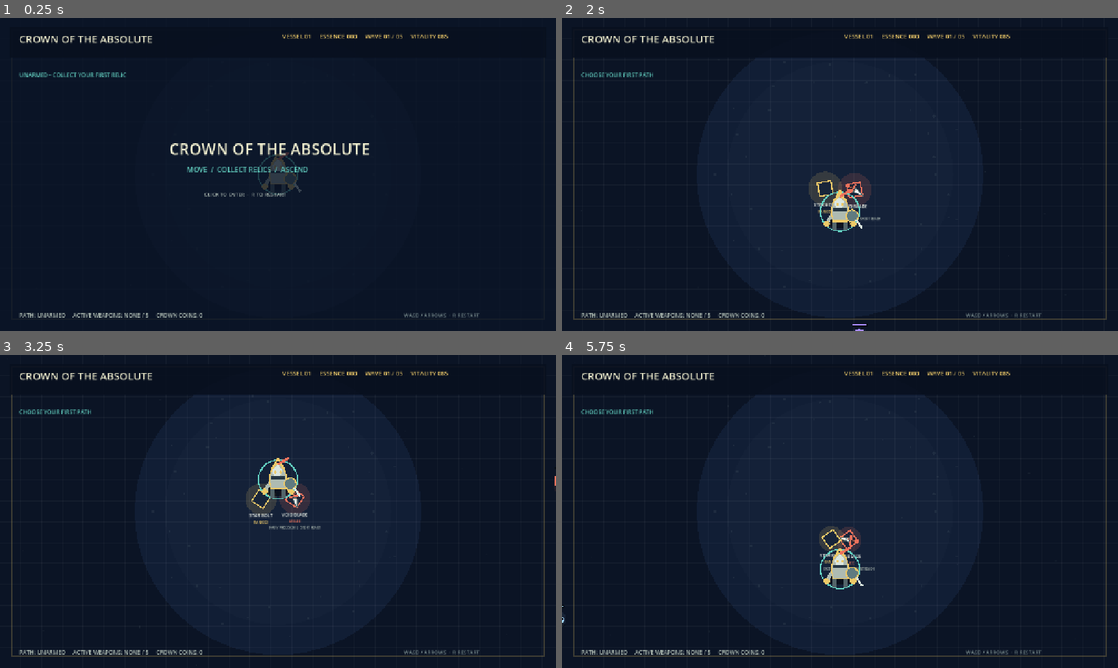
Above: before the commit, frames 1-4 (two rows, left to right).
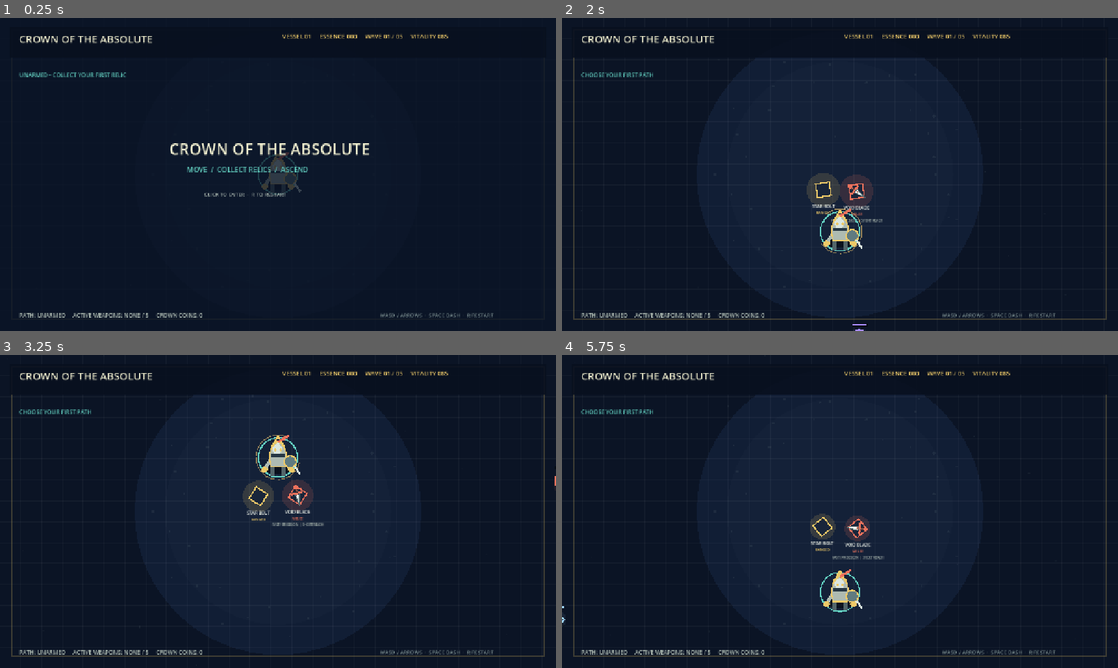
Above: after the commit, the same moments.

Repository: domaki7/new-project
Game: Godot game, scene res://main.tscn
Same seed, same stepped clock (60 frames per second), same inputs: the game is played once before the commit and once after it.
Inputs (mouse positions are in pixels of both pictures, inside the frame that each line leads up to):
- Up to frame 1 (0.25 s): no input
- Up to frame 2 (2 s): tap Enter at 0.5 s; move the mouse to (962, 158) at 0.52 s; hold D 0.53-1.28 s; tap R at 0.6, 1.55 s; click (962, 158) at 0.67 s; tap Space at 0.77, 0.8, 1.07, 1.25, 1.35, 1.52, 1.82 s; move the mouse to (728, 190) at 1.27 s; hold S from 1.28 s (still down); click (728, 190) at 1.42 s
- Up to frame 3 (3.25 s): move the mouse to (333, 442) at 2.02 s; release S at 2.03 s; hold D 2.03-2.78 s; tap R at 2.1, 2.85 s; click (333, 442) at 2.17 s; tap Space at 2.3, 3.02 s; tap Enter at 2.75 s; move the mouse to (250, 574) at 2.77 s; hold W from 2.78 s (still down); click (250, 574) at 2.92 s
- Up to frame 4 (5.75 s): tap Space at 3.32, 3.6, 3.77, 4.07, 4.52, 4.82, 5.3 s; move the mouse to (1006, 558) at 3.52 s; release W at 3.53 s; hold A 3.53-5.03 s; click (1006, 558) at 3.67 s; move the mouse to (673, 464) at 4.27 s; tap R at 4.35, 5.1 s; click (673, 464) at 4.42 s; move the mouse to (867, 511) at 5.02 s; hold S from 5.03 s (still down); click (867, 511) at 5.17 s

The runs differ from the first frame. In frame 1, 0.1% of the frame differs, in the area x 68-89%, y 94-96%; in frame 2, 1.5%; in frame 3, 1.9%; in frame 4, 2.0%, in the area x 0-89%, y 50-96%.
Error before the commit: Invalid access to property or key 'strength' on a base object of type 'Dictionary'. (res://main.gd:738)
Error after the commit: Invalid access to property or key 'strength' on a base object of type 'Dictionary'. (res://main.gd:758)

Commit message:
Add responsive player dash

Diff:
--- a/godot/main.gd
+++ b/godot/main.gd
@@ -57,6 +57,9 @@
 var blade_flash := 0.0
 var player_hit_flash := 0.0
 var screen_shake := 0.0
+var dash_cooldown := 0.0
+var dash_requested := false
+var dash_flash := 0.0
 var mode := "start"
 var status := "UNARMED - COLLECT YOUR FIRST RELIC"
 var crown_coins := 0
@@ -110,6 +113,7 @@
     elif kind == "damage": frequency = 95.0; duration = 0.2; volume = 0.18
     elif kind == "defeat": frequency = 180.0; duration = 0.14; volume = 0.12
     elif kind == "victory": frequency = 440.0; duration = 0.45; volume = 0.16
+    elif kind == "dash": frequency = 260.0; duration = 0.1; volume = 0.12
     var frame_count: int = int(44100.0 * duration)
     for frame in frame_count:
         var time: float = float(frame) / 44100.0
@@ -124,6 +128,8 @@
     blade_flash = max(0.0, blade_flash - delta)
     player_hit_flash = max(0.0, player_hit_flash - delta)
     screen_shake = max(0.0, screen_shake - delta * 4.5)
+    dash_cooldown = max(0.0, dash_cooldown - delta)
+    dash_flash = max(0.0, dash_flash - delta)
     for id in weapon_swings.keys(): weapon_swings[id] = max(0.0, float(weapon_swings[id]) - delta)
     for impact in melee_impacts: impact.life = max(0.0, float(impact.life) - delta)
     melee_impacts = melee_impacts.filter(func(impact: Dictionary) -> bool: return impact.life > 0.0)
@@ -145,7 +151,7 @@
     hud_labels["stats"] = make_label(layer, Vector2(650, 32), "", 14, Color("edc968"))
     hud_labels["status"] = make_label(layer, Vector2(44, 122), "", 13, Color("63d1c2"))
     hud_labels["build"] = make_label(layer, Vector2(44, 675), "", 13, Color("aebbb2"))
-    hud_labels["help"] = make_label(layer, Vector2(930, 675), "WASD / ARROWS  ·  R RESTART", 12, Color("879b9b"))
+    hud_labels["help"] = make_label(layer, Vector2(875, 675), "WASD / ARROWS  ·  SPACE DASH  ·  R RESTART", 12, Color("879b9b"))
 
 func make_label(parent: Node, position: Vector2, text: String, size: int, color: Color) -> Label:
     var label := Label.new()
@@ -192,7 +198,7 @@
 
 func start_game() -> void:
     mode = "play"
-    level = 1; essence = 0; wave = 1; boss_spawned = false; run_kills = 0; run_coins_earned = 0; player_hit_flash = 0.0; player_velocity = Vector2.ZERO; equipped.clear(); weapon_ranks.clear();  …(172 unchanged characters)…
+    level = 1; essence = 0; wave = 1; boss_spawned = false; run_kills = 0; run_coins_earned = 0; player_hit_flash = 0.0; player_velocity = Vector2.ZERO; dash_cooldown = 0.0; dash_requested = false; dash_flash = 0.0; equipped.clear(); weapon_ranks.clear();  …(172 unchanged characters)…
     weapon_family = ""; spawn_timer = 0.0; pickup_timer = 0.0; ascension_options.clear()
     player = {"position": ARENA_SIZE * 0.5, "health": 85.0 + meta_health * 12.0, "max_health": 85.0 + meta_health * 12.0, "speed": 235.0}
     pickups.append({"position": player.position + Vector2(100, 0), "name": "VOID BLADE", "family": "MELEE", "life": 40.0})
@@ -209,6 +215,15 @@
     var target_velocity: Vector2 = movement.normalized() * player.speed if movement.length() > 0 else Vector2.ZERO
     var steering: float = 1500.0 if movement.length() > 0 else 1900.0
     player_velocity = player_velocity.move_toward(target_velocity, steering * delta)
+    if dash_requested and dash_cooldown <= 0.0:
+        var dash_direction: Vector2 = movement.normalized() if movement.length() > 0 else Vector2.RIGHT
+        player_velocity = dash_direction * 620.0
+        dash_cooldown = 1.4
+        dash_flash = 0.16
+        invulnerable = max(invulnerable, 0.24)
+        screen_shake = max(screen_shake, 0.035)
+        play_sfx("dash")
+    dash_requested = false
     player.position += player_velocity * delta
     player.position.x = clamp(player.position.x, 35.0, ARENA_SIZE.x - 35.0)
     player.position.y = clamp(player.position.y, 35.0, ARENA_SIZE.y - 35.0)
@@ -451,6 +466,7 @@
 
 func _input(event: InputEvent) -> void:
     if event is InputEventKey and event.pressed and event.keycode == KEY_R: start_game()
+    if event is InputEventKey and event.pressed and event.keycode == KEY_SPACE and mode == "play": dash_requested = true
     if event is InputEventMouseButton and event.pressed and event.button_index == MOUSE_BUTTON_LEFT and mode == "start": start_game()
     if event is InputEventMouseButton and event.pressed and event.button_index == MOUSE_BUTTON_LEFT and mode == "ascension":
         for index in ascension_positions.size():
@@ -550,6 +566,10 @@
     var health_color := Color("63d1c2") if health_ratio > 0.35 else Color("ed725c")
     draw_arc(position, 45.0, -PI * 0.5, -PI * 0.5 + TAU * health_ratio, 28, health_color, 3.0)
     draw_arc(position, 45.0, -PI * 0.5 + TAU * health_ratio, PI * 1.5, 28, Color(0.08, 0.12, 0.16, 0.75), 3.0)
+    if dash_flash > 0.0:
+        var dash_alpha: float = dash_flash / 0.16
+        draw_circle(position, 40.0 + (1.0 - dash_alpha) * 24.0, Color(0.62, 0.84, 1.0, 0.12 * dash_alpha))
+        draw_arc(position, 38.0 + (1.0 - dash_alpha) * 24.0, 0, TAU, 24, Color(0.62, 0.84, 1.0, dash_alpha), 3.0)
     if invulnerable > 0.0:
         var guard_alpha: float = 0.2 + abs(sin(elapsed * 18.0)) * 0.35
         draw_arc(position, 51.0, elapsed * 2.0, elapsed * 2.0 + PI * 1.55, 24, Color(1.0, 0.82, 0.45, guard_alpha), 2.0)
